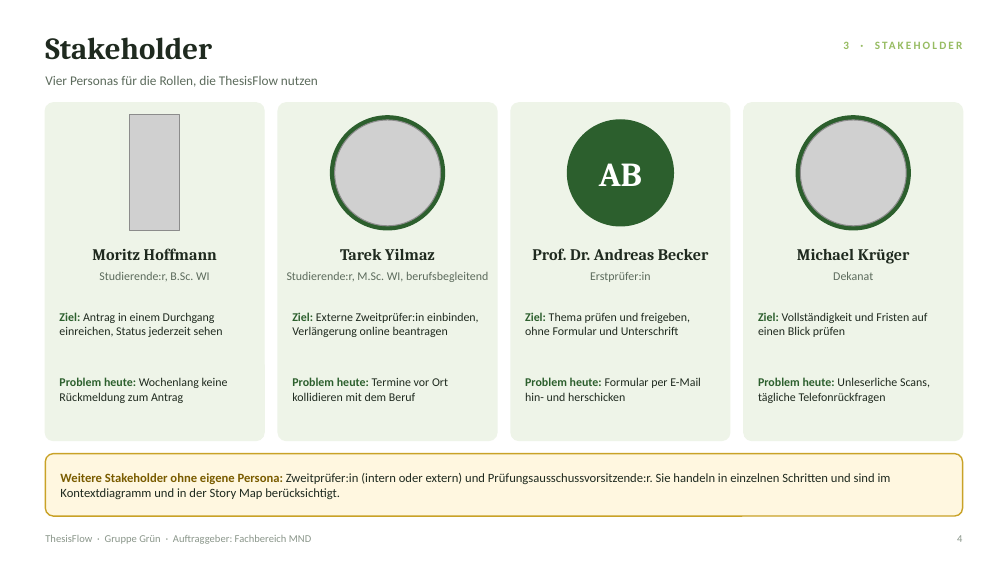
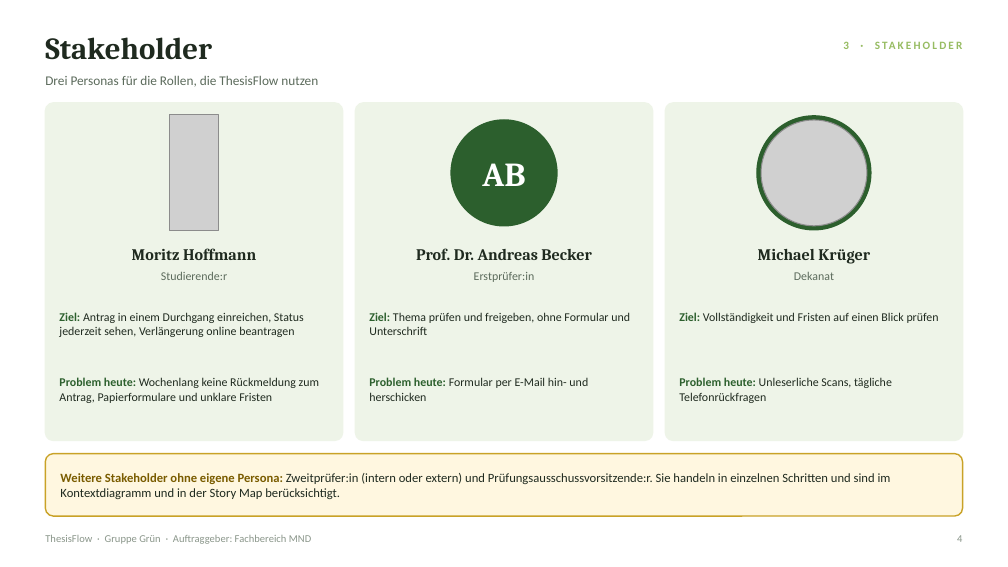
Before and after one commit to Gsng875/WK_1610-Requirements-Engineering-WPF-Gruppe-Gruen, a slide deck: slide 4 of Abschlusspräsentation/ThesisFlow_Abschlusspraesentation.pptx. Drawn at 1008x567 pixels with LibreOffice and Linux fonts; fonts in the diff are those of the drawing; grey boxes stand for pictures. Boxes give left, top, right and bottom in pixels: in the first picture for what was removed or moved away, otherwise in the second. Text is boxed around its words. In the diff, an @@ line names an element or a change of style, - is before the commit and + after.

Commit message:
feat: update final presentation to a single student persona

```diff
--- a/Abschlusspräsentation/ThesisFlow_Abschlusspraesentation.pptx
+++ b/Abschlusspräsentation/ThesisFlow_Abschlusspraesentation.pptx
@@ text at <box>45,76,318,87</box>: text changed @@
-Vier Personas für die Rollen, die ThesisFlow nutzen
+Drei Personas für die Rollen, die ThesisFlow nutzen
@@ rounded rectangle: place and size @@
-rounded rectangle at <box>45,103,264,440</box>
+rounded rectangle at <box>45,103,343,440</box>
@@ picture: place and size @@
-picture at <box>130,115,180,231</box>
+picture at <box>169,115,220,231</box>
@@ ellipse removed at <box>331,116,445,230</box> @@
@@ proportions changed in 3 elements at <box>665,103,963,440</box>, <box>45,103,343,440</box>, <box>355,103,652,440</box> @@
@@ rounded rectangle: place and size @@
-rounded rectangle at <box>278,103,497,440</box>
+rounded rectangle at <box>355,103,652,440</box>
@@ rounded rectangle removed at <box>511,103,730,440</box> @@
@@ rounded rectangle: place and size @@
-rounded rectangle at <box>744,103,963,440</box>
+rounded rectangle at <box>665,103,963,440</box>
@@ ellipse: place and size @@
-ellipse at <box>796,116,910,230</box>
+ellipse at <box>757,116,871,230</box>
@@ picture removed at <box>335,120,440,226</box> @@
@@ text "AB": place and size @@
-text "AB" at <box>599,163,642,186</box>
+text "AB" at <box>482,163,525,186</box>
@@ ellipse: place and size @@
-ellipse at <box>568,120,673,226</box>
+ellipse at <box>451,120,556,226</box>
@@ picture: place and size @@
-picture at <box>800,120,906,226</box>
+picture at <box>761,120,867,226</box>
@@ text "Moritz Hoffmann": place and size @@
-text "Moritz Hoffmann" at <box>92,248,217,260</box>
+text "Moritz Hoffmann" at <box>132,248,256,260</box>
@@ text "Prof. Dr. Andreas Becker": place and size @@
-text "Prof. Dr. Andreas Becker" at <box>532,248,709,260</box>
+text "Prof. Dr. Andreas Becker" at <box>416,248,592,260</box>
@@ text "Michael Krüger": place and size @@
-text "Michael Krüger" at <box>797,249,910,264</box>
+text "Michael Krüger" at <box>758,249,870,264</box>
@@ text removed at <box>340,249,435,260</box> @@
-Tarek Yilmaz
@@ text "Erstprüfer:in": place and size @@
-text "Erstprüfer:in" at <box>590,272,651,282</box>
+text "Erstprüfer:in" at <box>474,272,535,282</box>
@@ text "Dekanat": place and size @@
-text "Dekanat" at <box>833,272,873,280</box>
+text "Dekanat" at <box>794,272,834,280</box>
@@ text at <box>161,272,227,280</box>: text changed @@
-Studierende:r, B.Sc. WI
+Studierende:r
@@ text removed at <box>287,272,488,282</box> @@
-Studierende:r, M.Sc. WI, berufsbegleitend
@@ text at <box>59,312,304,337</box>: text changed @@
-Ziel: Antrag in einem Durchgang einreichen, Status jederzeit sehen
+Ziel: Antrag in einem Durchgang einreichen, Status jederzeit sehen, Verlängerung online beantragen
@@ text removed at <box>292,312,479,337</box> @@
-Ziel: Externe Zweitprüfer:in einbinden, Verlängerung online beantragen
@@ text "Ziel: Thema prüfen und freigeben, ..." rewrapped from <box>525,312,690,335</box> to <box>369,312,630,335</box> @@
@@ text "Ziel: Vollständigkeit und Fristen auf ..." rewrapped from <box>758,312,928,337</box> to <box>679,312,939,323</box> @@
@@ text at <box>59,377,319,403</box>: text changed @@
-Problem heute: Wochenlang keine Rückmeldung zum Antrag
+Problem heute: Wochenlang keine Rückmeldung zum Antrag, Papierformulare und unklare Fristen
@@ text removed at <box>292,377,448,401</box> @@
-Problem heute: Termine vor Ort kollidieren mit dem Beruf
@@ text "Problem heute: Formular per E-Mail ..." rewrapped from <box>525,377,701,401</box> to <box>369,377,588,401</box> @@
@@ text "Problem heute: Unleserliche Scans, tägliche ..." rewrapped from <box>758,377,930,403</box> to <box>679,377,892,403</box> @@
```
Also in this commit, not shown: 2 other slides changed, 1 other file.
